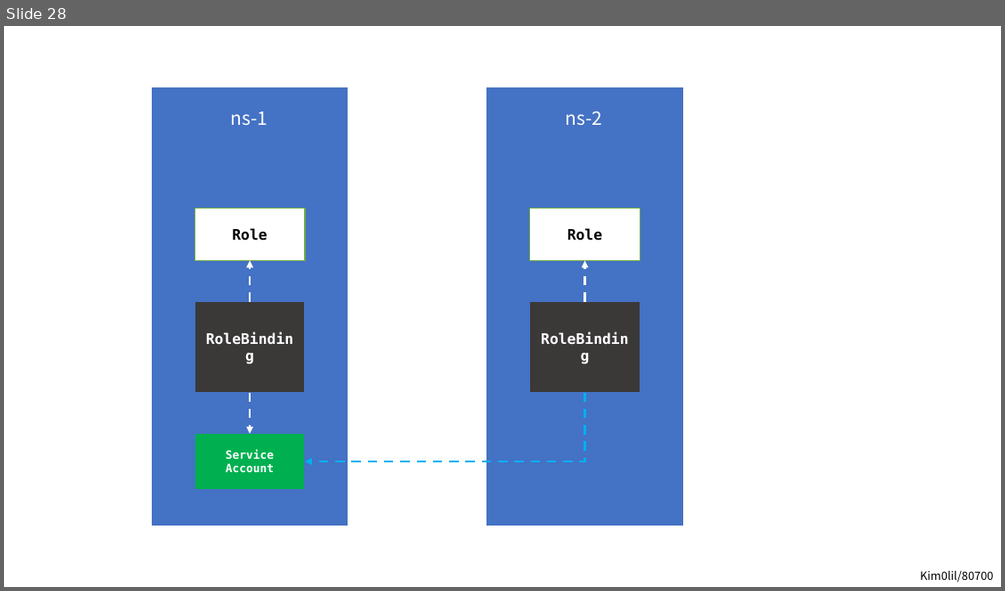
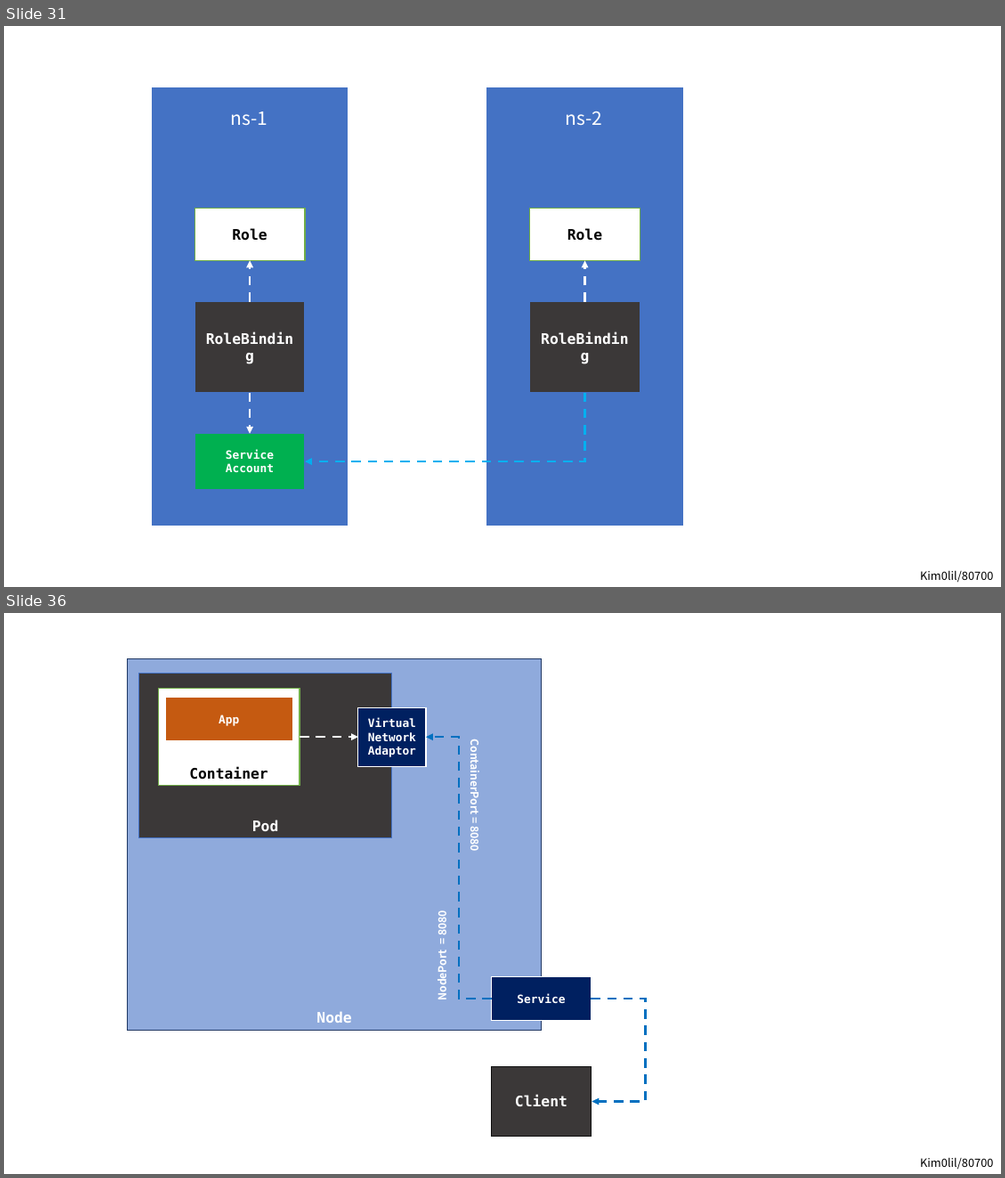
Before and after one commit to kim0lil/80700, a slide deck: assets/images.pptx. Shown one above the other, each under a label of ours: slide 28 before the commit, slides 31 and 36 after it; the slides between them are not shown. The pictures are 1005x591 and 1005x1178 pixels, drawn with LibreOffice and Linux fonts; fonts in the diff are those of the drawing. Boxes give left, top, right and bottom in pixels: in the first picture for what was removed or moved away, otherwise in the second. Text is boxed around its words. In the diff, an @@ line names an element or a change of style, - is before the commit and + after.

```diff
--- a/assets/images.pptx
+++ b/assets/images.pptx
@@ slide 36 added at bbox=[4, 613, 1001, 1174], background #FFFFFF @@
@@ rectangle added at bbox=[128, 658, 541, 1030], fill #8FAADC, outline #203864 1 pt, 14 pt, text #FFFFFF, bold @@
+Node
@@ rectangle added at bbox=[138, 674, 392, 838], fill #3B3838, outline #4472C4 1 pt, 14 pt, text #FFFFFF, bold @@
+Pod
@@ rectangle added at bbox=[158, 689, 299, 786], fill #FFFFFF, outline #70AD47 1 pt, 14 pt, text #000000, bold @@
+Container
@@ rectangle added at bbox=[165, 697, 292, 741], fill #C55A11, outline #FFFFFF 1 pt, 11 pt, text #FFFFFF, bold @@
+App
@@ rectangle added at bbox=[358, 707, 427, 766], fill #002060, outline #FFFFFF 1 pt, 11 pt, text #FFFFFF, bold @@
+Virtual Network Adaptor
@@ arrow added from (299, 737) to (358, 737), #FFFFFF 2.25 pt dashed @@
@@ elbow arrow added from (492, 998) to (426, 737), #0070C0 2.25 pt dashed @@
@@ text added at bbox=[468, 746, 484, 851], 10.5 pt, text #FFFFFF, bold @@
+ContainerPort = 8080
@@ text added at bbox=[434, 912, 450, 999], 10.5 pt, text #FFFFFF, bold @@
+NodePort = 8080
@@ rectangle added at bbox=[492, 976, 591, 1021], fill #002060, outline #FFFFFF 1 pt, 11 pt, text #FFFFFF, bold @@
+Service
@@ elbow arrow added from (591, 998) to (591, 1102), #0070C0 2.25 pt dashed @@
@@ rectangle added at bbox=[492, 1067, 591, 1135], fill #3B3838, outline #0D0D0D 1 pt, 14 pt, text #FFFFFF, bold @@
+Client
@@ text added at bbox=[920, 1157, 993, 1169], 11 pt, text #000000 @@
+Kim0lil/80700
@@ what was slide 28 is now slide 31 @@
```
Also in this commit, not shown: 7 other slides added, 12 other files.
